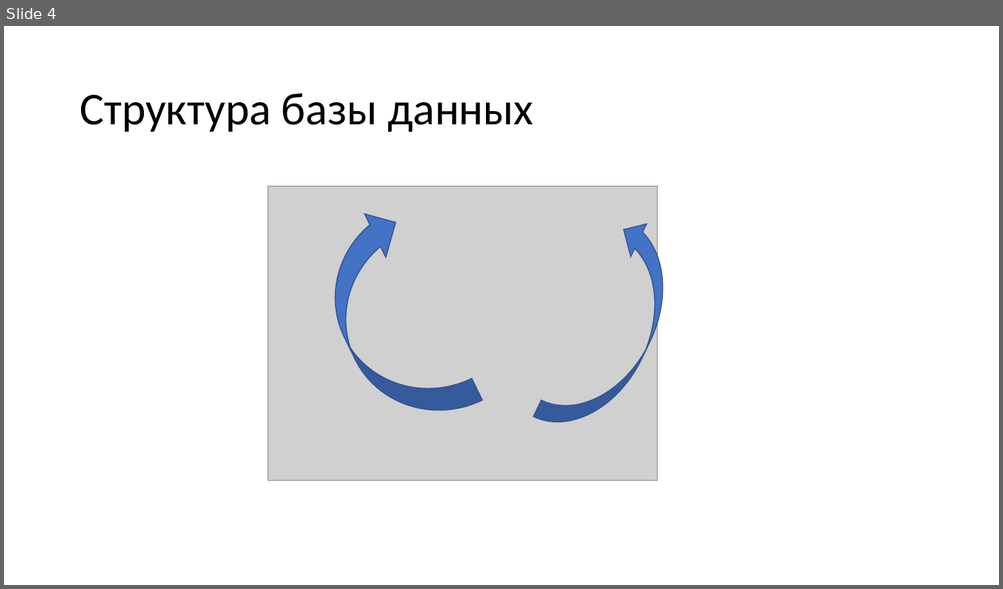
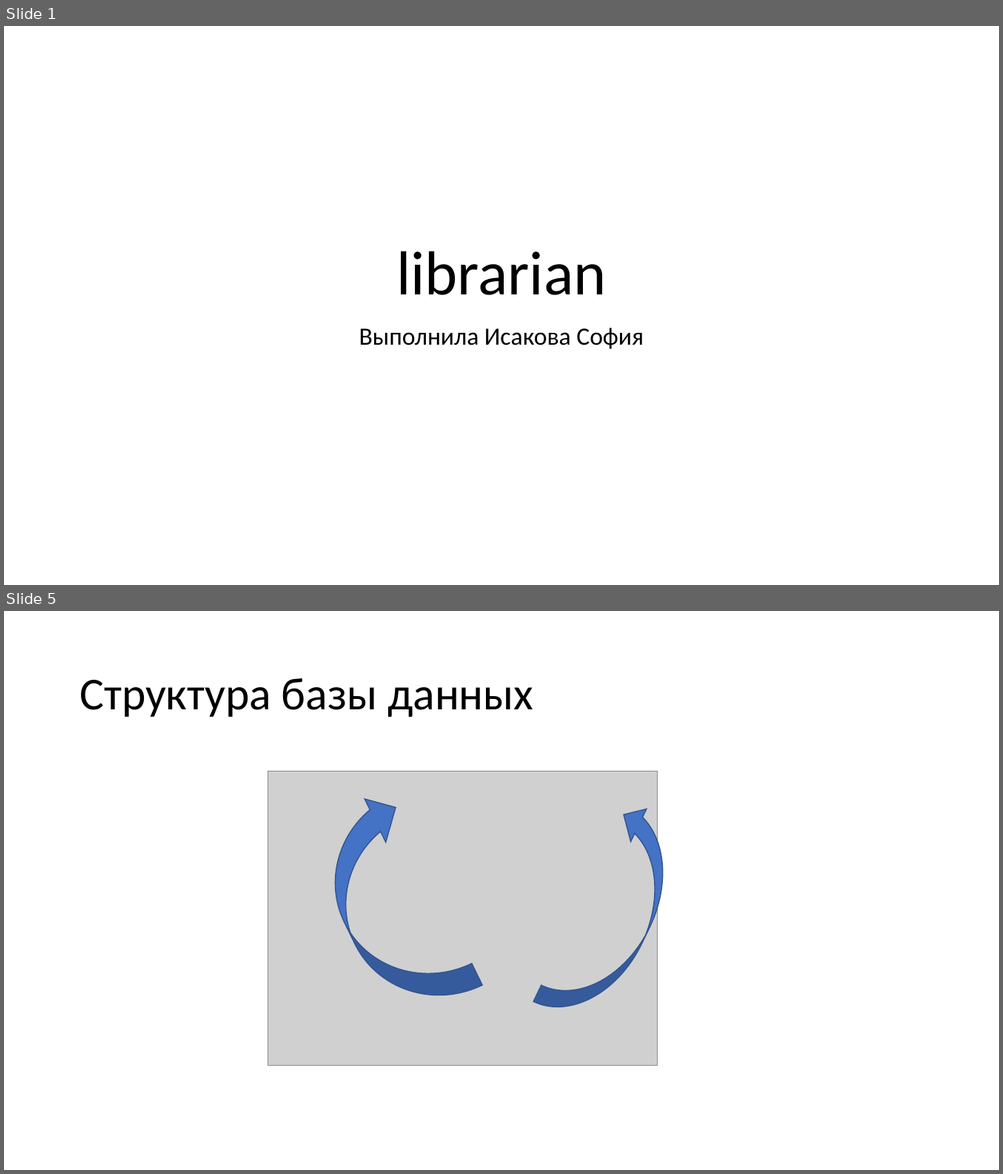
Before and after one commit to sofia-on-air/librarian, a slide deck: Презентация проекта.pptx. Shown one above the other, each under a label of ours: slide 4 before the commit, slides 1 and 5 after it; the slides between them are not shown. The pictures are 1003x589 and 1003x1174 pixels, drawn with LibreOffice and Linux fonts; fonts in the diff are those of the drawing; grey boxes stand for pictures. Boxes give left, top, right and bottom in pixels: in the first picture for what was removed or moved away, otherwise in the second. Text is boxed around its words. In the diff, an @@ line names an element or a change of style, - is before the commit and + after.

```diff
--- a/Презентация проекта.pptx
+++ b/Презентация проекта.pptx
@@ slide 1 added at (4,26,999,585), background #FFFFFF @@
@@ title added at (396,251,606,295), 60 pt, text #000000 @@
+librarian
@@ subtitle added at (359,328,643,349), 24 pt, text #000000 @@
+Выполнила Исакова София
@@ what was slide 4 is now slide 5 @@
```
Also in this commit, not shown: 1 slide changed, 2 other slides added, 2 slides removed, 5 other files.
